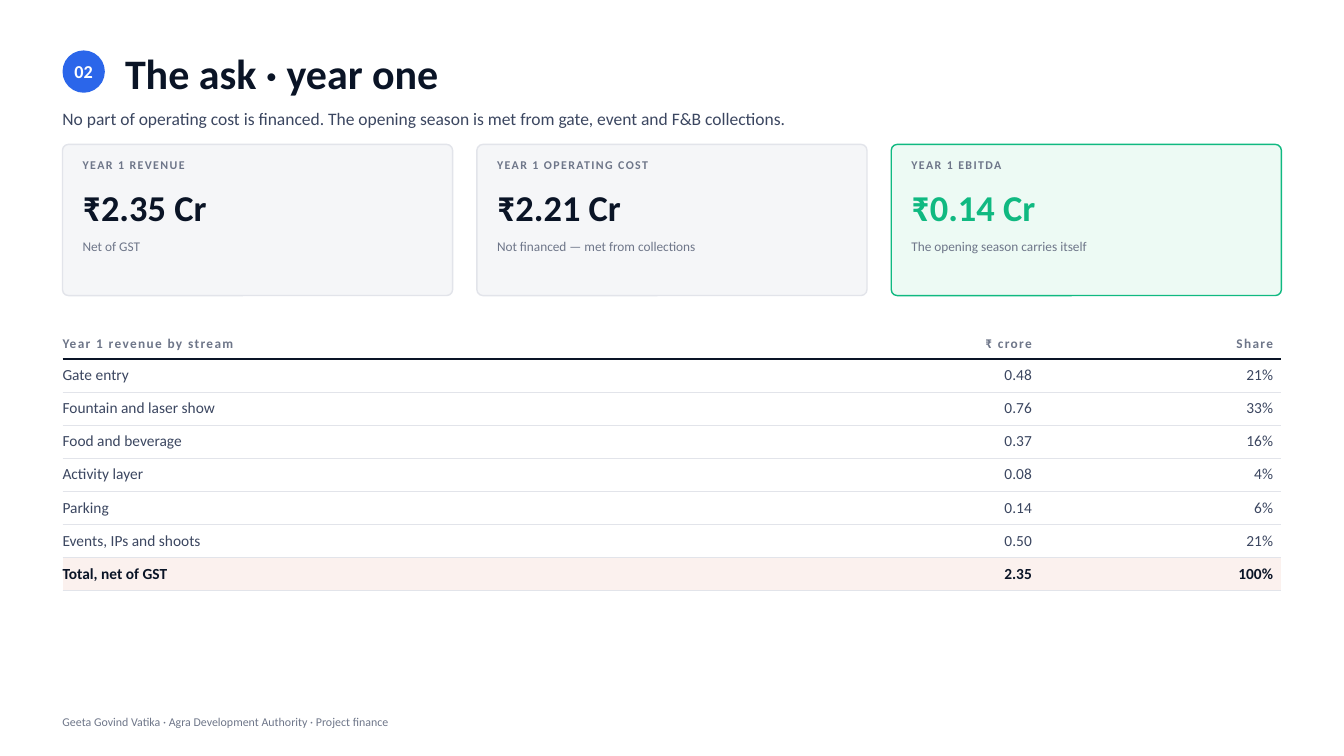
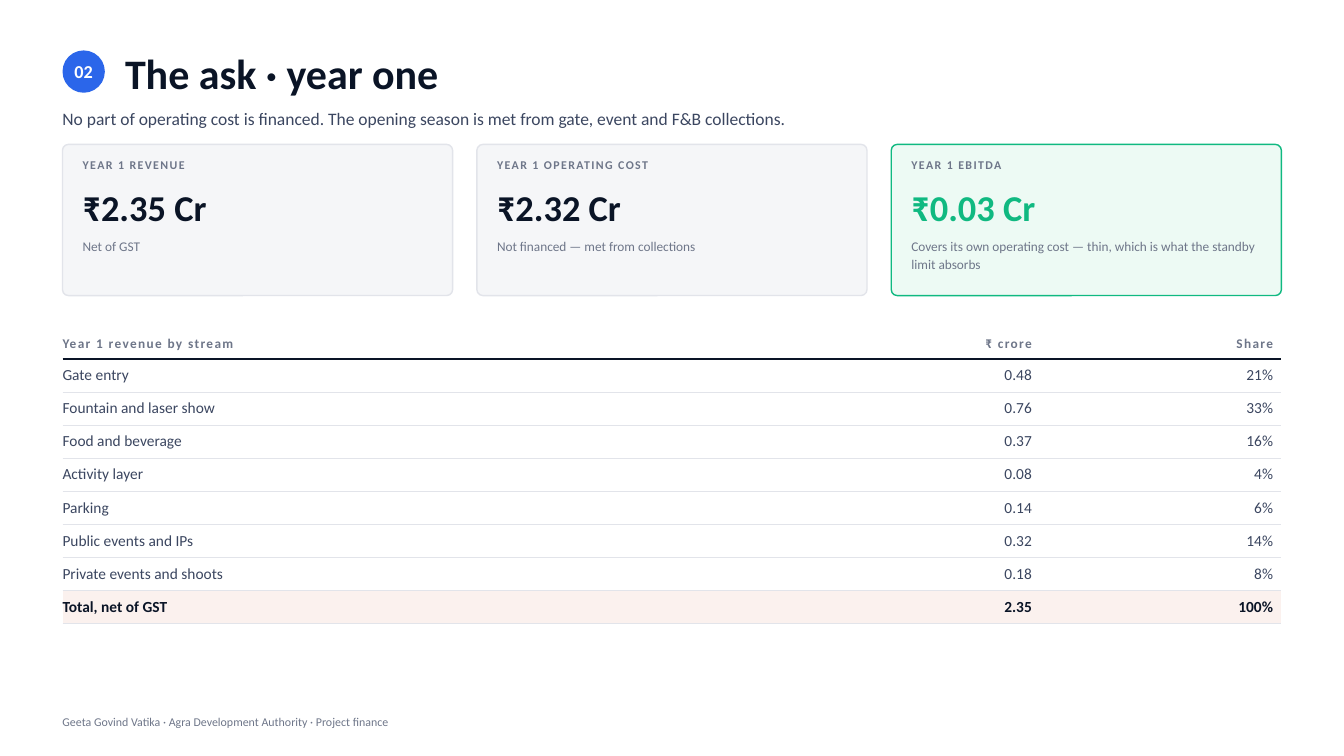
Before and after one commit to eodcfo/vappl-deck, a slide deck: slide 4 of pptx/EOD-Geeta-Govind-Vatika-Project-Finance.pptx. Drawn at 1344x756 pixels with LibreOffice and Linux fonts; fonts in the diff are those of the drawing. Boxes give left, top, right and bottom in pixels: in the first picture for what was removed or moved away, otherwise in the second. Text is boxed around its words. In the diff, an @@ line names an element or a change of style, - is before the commit and + after.

```diff
--- a/pptx/EOD-Geeta-Govind-Vatika-Project-Finance.pptx
+++ b/pptx/EOD-Geeta-Govind-Vatika-Project-Finance.pptx
@@ text at bbox=[497, 197, 621, 222]: text changed @@
-₹2.21 Cr
+₹2.32 Cr
@@ text at bbox=[911, 197, 1035, 222]: text changed @@
-₹0.14 Cr
+₹0.03 Cr
@@ text at bbox=[911, 242, 1255, 269]: text changed @@
-The opening season carries itself
+Covers its own operating cost — thin, which is what the standby limit absorbs
@@ table at bbox=[63, 332, 1281, 618] @@
-row 7: Events, IPs and shoots | 0.50 | 21%
+row 7: Public events and IPs | 0.32 | 14%
+row 8: Private events and shoots | 0.18 | 8%
```
Also in this commit, not shown: 9 other slides changed, 1 slide added, 13 other files.
